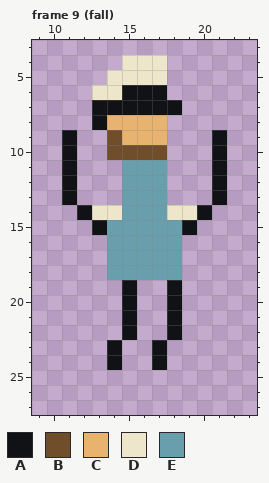
Two versions of one pixel-art file, Assets/Art/raw/sailor.aseprite. That is the earlier state.
32x32 pixels, 9 frames. Colours within 5 levels of each other are drawn and written as one. Shown: frame 9 (fall): x 9..23, y 3..27.
Palette (. is transparent): A #111215  B #704d2b  C #e8b26f  D #ede6cb  E #699fad
Pixels before, frame 9 (fall), first column x 11:
 4 ....DDD....
 5 ...DDDD....
 6 ..DDAAA....
 7 ..AAAAAA...
 8 ..ACCCC....
 9 A..BCCC...A
10 A..BBBB...A
11 A...EEE...A
12 A...EEE...A
13 A...EEE...A
14 .ADDEEEDDA.
15 ..AEEEEEA..
16 ...EEEEE...
17 ...EEEEE...
18 ...EEEEE...
19 ....A..A...
20 ....A..A...
21 ....A..A...
22 ....A..A...
23 ...A..A....
24 ...A..A....
New version:
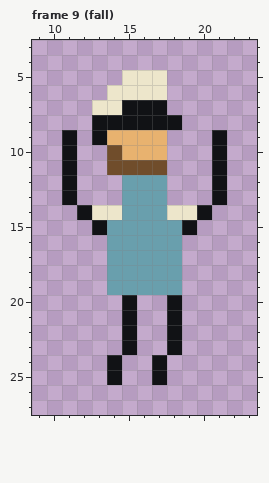
From the commit log: Update sailor run anim shirt color
Changes in this commit:
Frame 9 (fall):
y 4: x 15..17 DDD -> ...
y 5: x 14 D -> .
y 6: x 13 D -> .; x 15..17 AAA -> DDD
y 7: x 13..14 AA -> DD; x 18 A -> .
y 8: x 14..18 CCCC. -> AAAAA
y 9: x 13..14 .B -> AC
y 10: x 15..17 BBB -> CCC
y 11: x 14..17 .EEE -> BBBB
y 19: x 14..18 .A..A -> EEEEE
y 23: x 14..15 A. -> .A; x 17..18 A. -> .A
y 25: x 14 . -> A; x 17 . -> A
